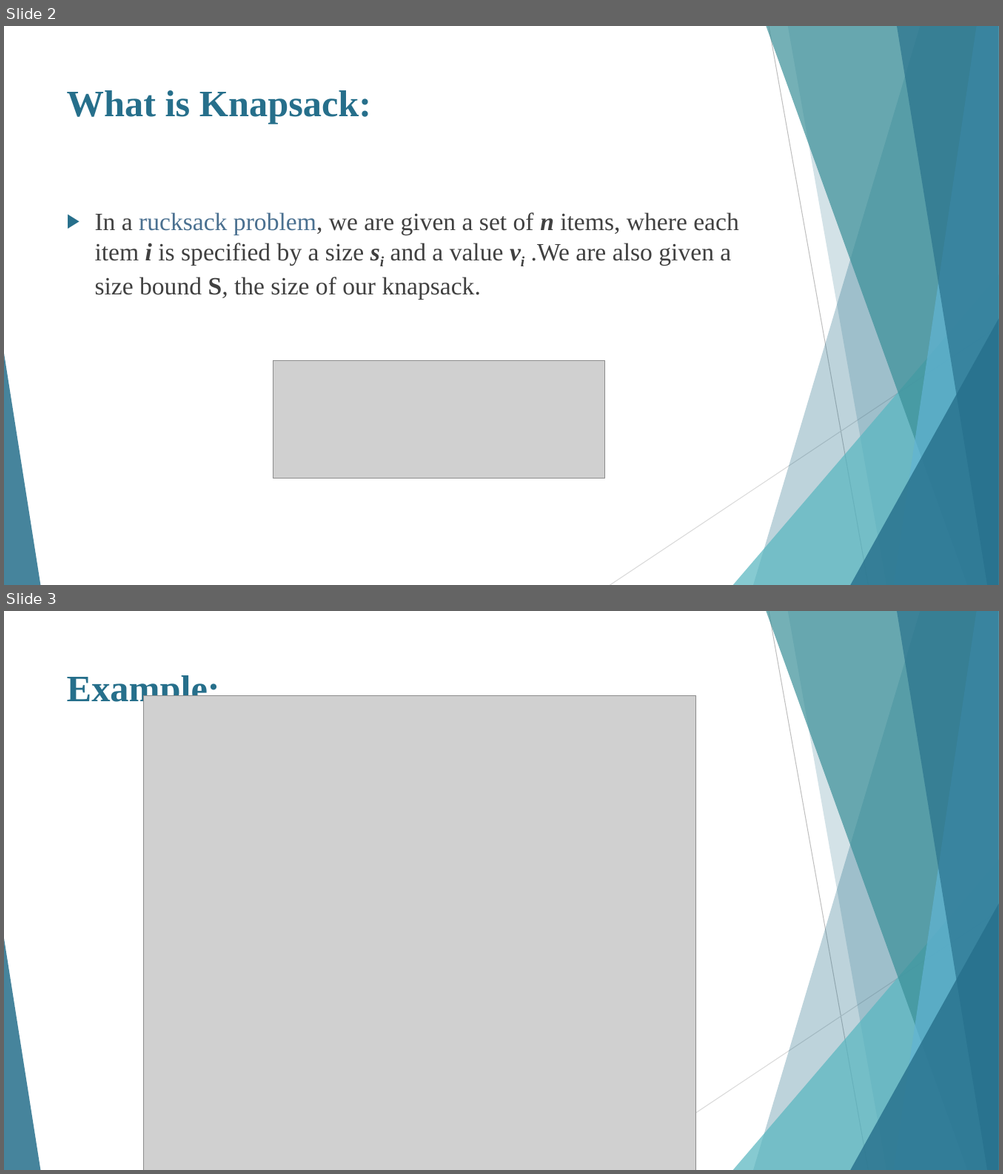
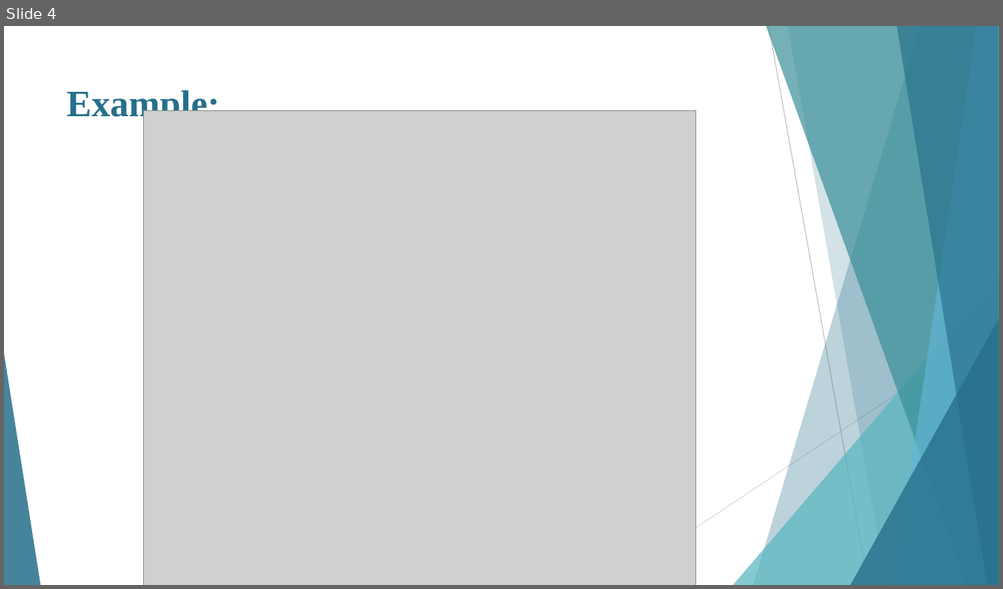
Before and after one commit to IAMUZAIRMEHMOOD/DSA_Project, a slide deck: Kanpsack.pptx. Shown one above the other, each under a label of ours: slides 2 and 3 before the commit, slide 4 after it. The pictures are 1003x1174 and 1003x589 pixels, drawn with LibreOffice and Linux fonts; fonts in the diff are those of the drawing; grey boxes stand for pictures. Boxes give left, top, right and bottom in pixels: in the first picture for what was removed or moved away, otherwise in the second. Text is boxed around its words. In the diff, an @@ line names an element or a change of style, - is before the commit and + after.

```diff
--- a/Kanpsack.pptx
+++ b/Kanpsack.pptx
@@ slide 2 removed at [4,26,999,585], background #FFFFFF; not listed: 10 template elements that a slide beside it also shows @@
@@ title removed at [67,90,371,124] @@
-What is Knapsack:
@@ text removed at [95,212,738,299] @@
-▶ In a rucksack problem, we are given a set of n items, where each item i is specified by a size si and a value vi .We are also given a size bound S, the size of our knapsack.
@@ picture removed at [273,360,605,478] @@
@@ what was slide 3 is now slide 4 @@
```
Also in this commit, not shown: 3 slides changed, 5 slides added, 1 other slide removed, 4 other files.
